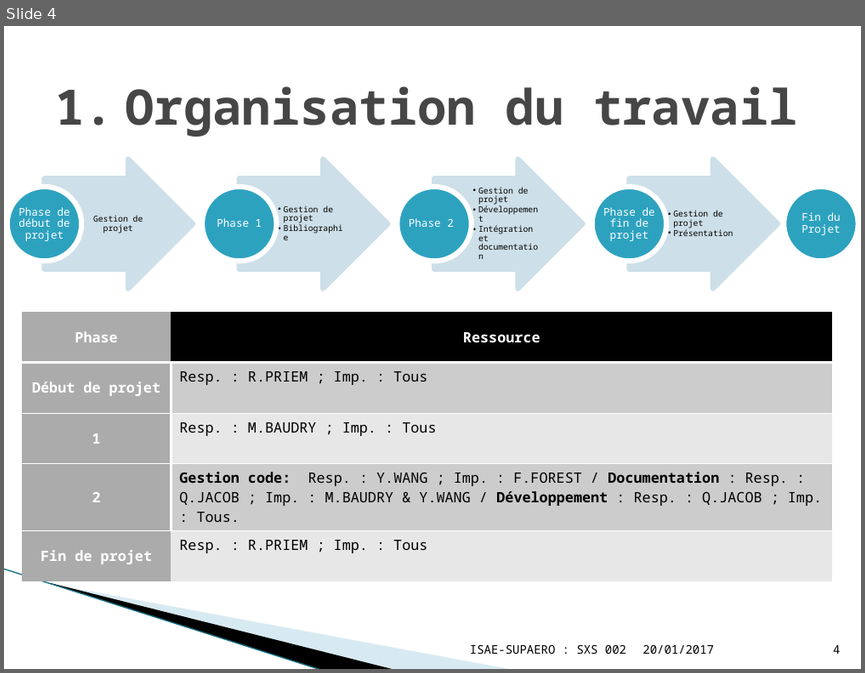
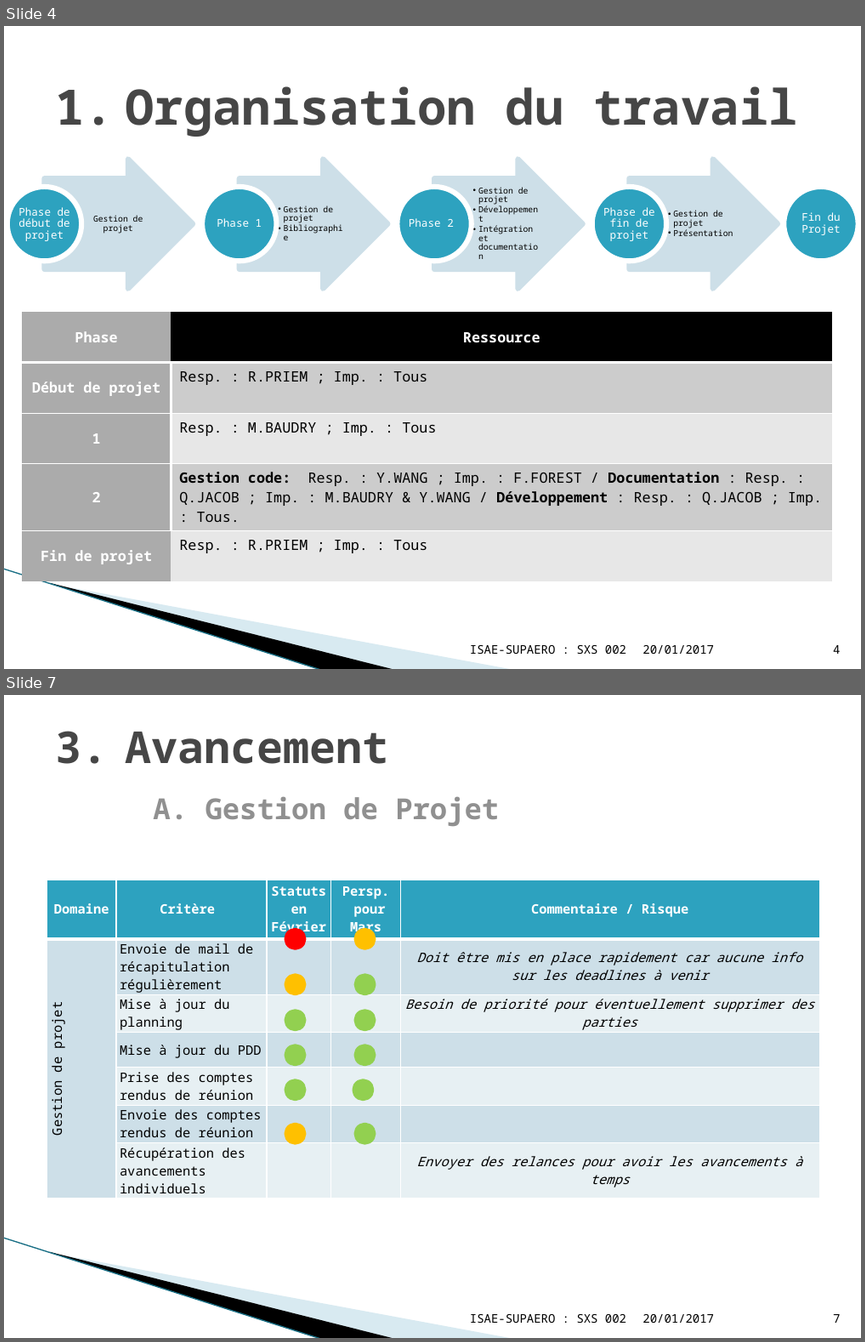
Before and after one commit to YuanxiangFranck/PIE_ISAE_Essais_Vol, a slide deck: gestion_projet/Project_Review03022017.pptx. Shown one above the other, each under a label of ours: slide 4 before the commit, slides 4 and 7 after it; the slides between them are not shown. The pictures are 865x673 and 865x1342 pixels, drawn with LibreOffice and Linux fonts; fonts in the diff are those of the drawing; background and template pictures are left out. Boxes give left, top, right and bottom in pixels: in the first picture for what was removed or moved away, otherwise in the second. Text is boxed around its words. In the diff, an @@ line names an element or a change of style, - is before the commit and + after.

Commit message:
Ajout des parties gestion de projet et Gestion du code

```diff
--- a/gestion_projet/Project_Review03022017.pptx
+++ b/gestion_projet/Project_Review03022017.pptx
@@ slide 7 added at box(4, 695, 861, 1338), background #FFFFFF; not listed: 3 template elements that a slide beside it also shows @@
@@ title added at box(125, 732, 499, 826), 24.3 pt, text #909090, bold @@
+3. Avancement
+   A. Gestion de Projet
@@ table added at box(46, 879, 820, 1197), 7 rows, 5 columns @@
+Domaine | Critère | Statuts en Février | Persp. / pour Mars | Commentaire / Risque
+Gestion de projet | Envoie de mail de récapitulation régulièrement |  |  | Doit être mis en place rapidement car aucune info sur les deadlines à venir
+ | Mise à jour du planning |  |  | Besoin de priorité pour éventuellement supprimer des parties
+ | Mise à jour du PDD |  |  | 
+ | Prise des comptes rendus de réunion |  |  | 
+ | Envoie des comptes rendus de réunion |  |  | 
+ | Récupération des avancements individuels |  |  | Envoyer des relances pour avoir les avancements à temps
@@ ellipse added at box(287, 930, 304, 947), fill #FF0000, outline #FF0000 4.33 pt @@
@@ ellipse added at box(356, 930, 373, 947), fill #FFC000, outline #FFC000 4.33 pt @@
@@ ellipse added at box(287, 976, 304, 993), fill #FFC000, outline #FFC000 4.33 pt @@
@@ ellipse added at box(356, 976, 373, 993), fill #92D050, outline #92D050 4.33 pt @@
@@ ellipse added at box(287, 1011, 304, 1028), fill #92D050, outline #92D050 4.33 pt @@
@@ ellipse added at box(356, 1011, 373, 1028), fill #92D050, outline #92D050 4.33 pt @@
@@ ellipse added at box(287, 1046, 304, 1063), fill #92D050, outline #92D050 4.33 pt @@
@@ ellipse added at box(356, 1046, 373, 1063), fill #92D050, outline #92D050 4.33 pt @@
@@ ellipse added at box(287, 1082, 304, 1099), fill #92D050, outline #92D050 4.33 pt @@
@@ ellipse added at box(354, 1082, 371, 1099), fill #92D050, outline #92D050 4.33 pt @@
@@ ellipse added at box(287, 1125, 304, 1142), fill #FFC000, outline #FFC000 4.33 pt @@
@@ ellipse added at box(356, 1125, 373, 1142), fill #92D050, outline #92D050 4.33 pt @@
@@ text added at box(470, 1314, 626, 1322), 10 pt, text #000000 @@
+ISAE-SUPAERO : SXS 002
@@ text added at box(642, 1314, 714, 1322), 10 pt, text #000000 @@
+20/01/2017
@@ page number added at box(833, 1314, 840, 1322), 10 pt, text #000000 @@
+7
```
Also in this commit, not shown: 4 slides changed, 6 other slides added, 3 other files.
